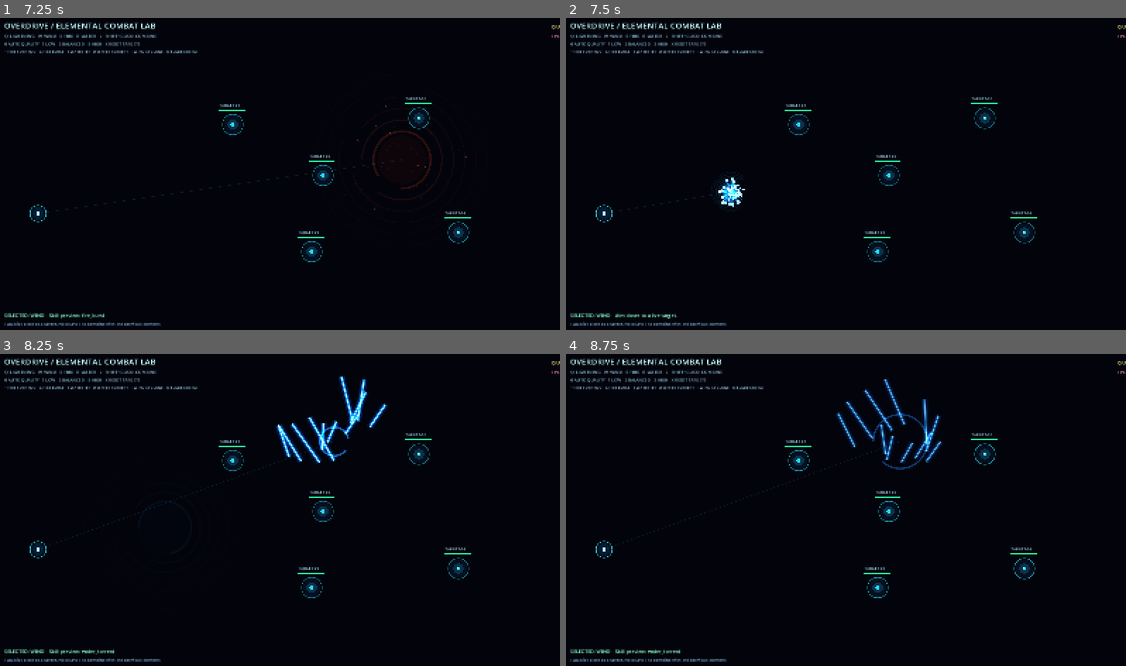
Above: before the commit, frames 1-4 (two rows, left to right).
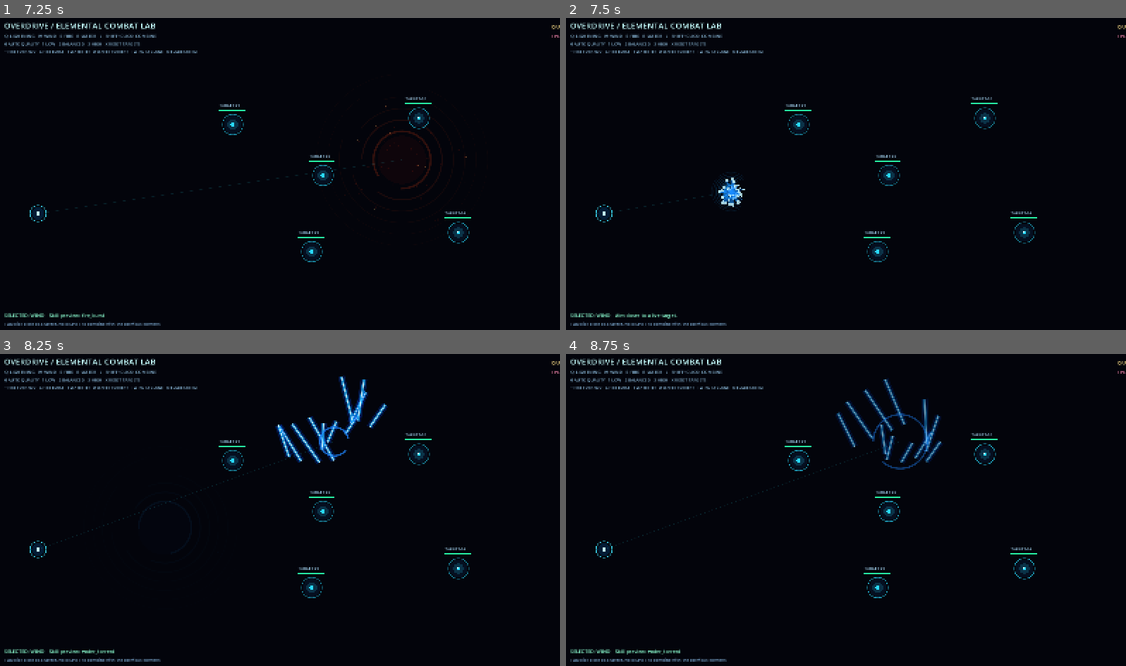
Above: after the commit, the same moments.

Repository: rifatsidik/elemental-overdrive
Game: Godot game, scene res://scenes/elemental_combat_lab.tscn
Two runs of this game, one before a commit and one after it. Both use one fixed random seed, a clock stepped at 60 frames per second and the inputs below. This scene is started directly instead of the project's main scene.
Inputs (mouse positions are in pixels of both pictures, inside the frame that each line leads up to):
- Up to frame 1 (7.25 s): tap Enter at 0.5, 2, 3.5 s; move the mouse to (403, 158) at 0.52 s; hold D 0.53-1.28 s; tap Q at 0.6 s; click (403, 158) at 0.67 s; tap Space at 1.25, 2.75, 4.25 s; move the mouse to (162, 192) at 1.27 s; hold S 1.28-2.03 s; tap E at 1.35 s; move the mouse to (336, 105) at 2.02 s; hold D 2.03-2.78 s; tap R at 2.1 s; move the mouse to (252, 239) at 2.77 s; hold W 2.78-3.53 s; tap 0 at 2.85 s; click (252, 239) at 2.92 s; move the mouse to (448, 223) at 3.52 s; hold A 3.53-5.03 s; tap 1 at 3.6 s; move the mouse to (106, 127) at 4.27 s; tap 2 at 4.35 s; move the mouse to (308, 174) at 5.02 s; hold S 5.03-5.78 s; tap 3 at 5.1 s; click (308, 174) at 5.17 s; move the mouse to (196, 96) at 5.77 s; hold D 5.78-6.53 s; tap T at 5.85 s; move the mouse to (403, 158) at 6.52 s; hold W from 6.53 s (still down); tap G at 6.6 s
- Up to frame 2 (7.5 s): move the mouse to (728, 192) at 7.27 s; release W at 7.28 s; hold D from 7.28 s (still down); tap Y at 7.35 s; click (728, 192) at 7.42 s
- Up to frame 3 (8.25 s): move the mouse to (336, 441) at 8.02 s; release D at 8.03 s; hold S from 8.03 s (still down); tap U at 8.1 s
- Up to frame 4 (8.75 s): keep holding S

Frame 1 is identical in both runs. In frame 2, 0.2% of the frame differs, in the area x 27-32%, y 51-61%; in frame 3, 0.7%, in the area x 49-70%, y 7-35%; in frame 4, 0.3%.

Commit message:
Prevent overbright additive water skill previews

Diff:
--- a/scripts/visuals/elements/element_skill_effect.gd
+++ b/scripts/visuals/elements/element_skill_effect.gd
@@ -28,6 +28,10 @@
 	lifetime = float(preset["lifetime"])
 	layer_budget = mini(clampi(layers, 1, 3), int(preset["layers"]))
 	tint = preset["color"]
+	# Keep water ribbons translucent; fire/wind retain additive energy glow.
+	var skill_material := CanvasItemMaterial.new()
+	skill_material.blend_mode = CanvasItemMaterial.BLEND_MODE_MIX if String(skill_id).begins_with("water_") else CanvasItemMaterial.BLEND_MODE_ADD
+	material = skill_material
 	_seed = new_seed
 	_rng.seed = _seed
 	_particles.clear()
